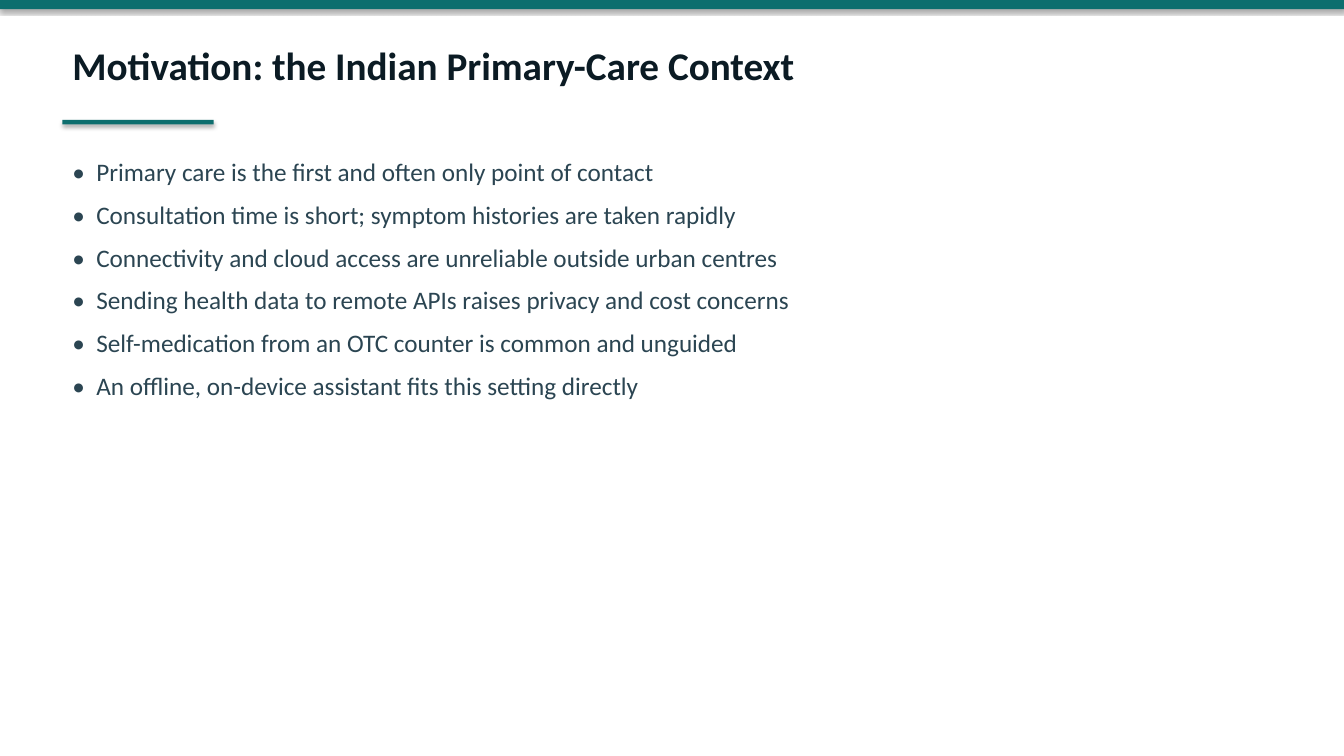
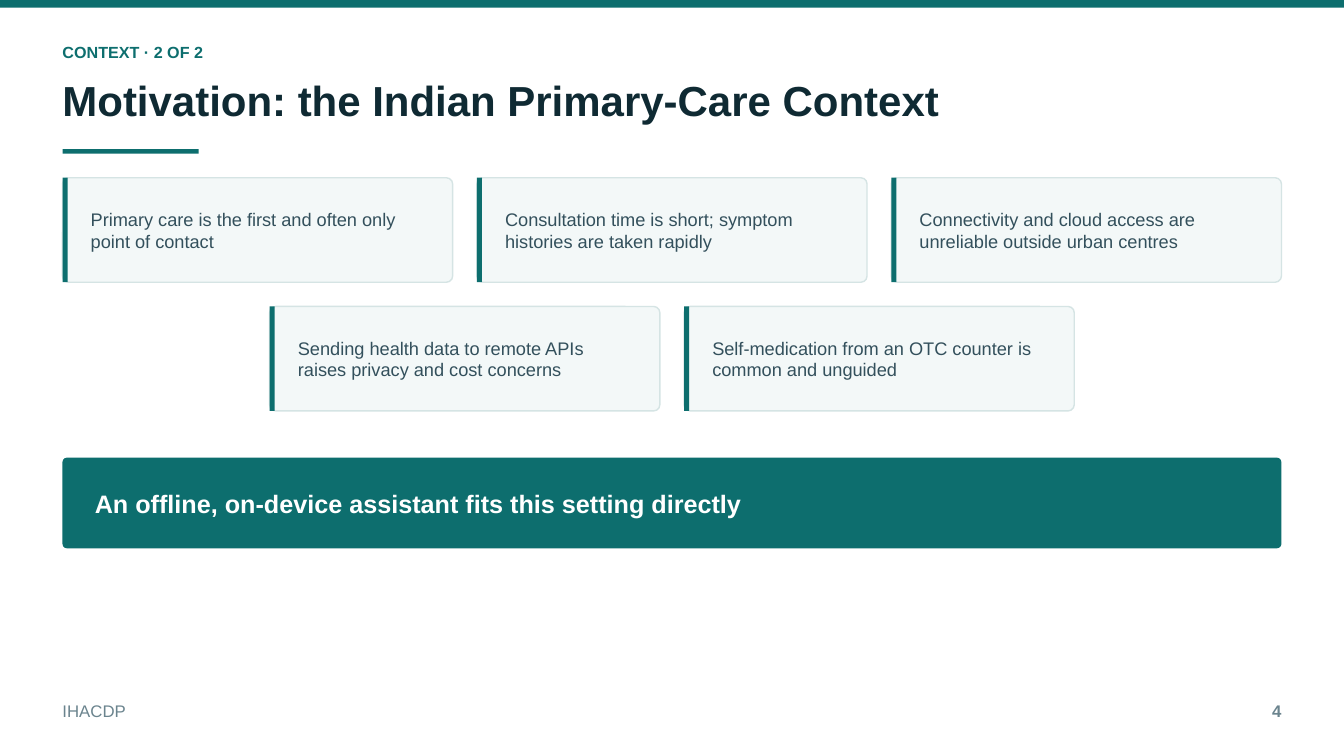
Before and after one commit to thanishq0110/IHACDP, a slide deck: slide 4 of docs/IHACDP_Presentation.pptx. Drawn at 1344x756 pixels with LibreOffice and Linux fonts; fonts in the diff are those of the drawing. Boxes give left, top, right and bottom in pixels: in the first picture for what was removed or moved away, otherwise in the second. Text is boxed around its words. In the diff, an @@ line names an element or a change of style, - is before the commit and + after.

```diff
--- a/docs/IHACDP_Presentation.pptx
+++ b/docs/IHACDP_Presentation.pptx
@@ rectangle at [0, 0, 1344, 7]: shadow off @@
@@ text added at [62, 46, 203, 58], 11.5 pt, text #0D6E6E, bold @@
+CONTEXT · 2 OF 2
@@ text "Motivation: the Indian Primary-Care Context": place and size @@
-text "Motivation: the Indian Primary-Care Context" at [72, 52, 794, 86]
+text "Motivation: the Indian Primary-Care Context" at [62, 85, 939, 125]
@@ text "Motivation: the Indian Primary-Care Context" at [62, 85, 939, 125]: size 28 to 30 pt, font Calibri to Arial, text colour #0B1B24 to #0F2A33 @@
@@ rectangle at [63, 149, 199, 153]: shadow off @@
@@ rectangle: place and size @@
-rectangle at [63, 120, 214, 124]
+rectangle at [63, 149, 199, 153]
@@ rounded rectangle added at [63, 177, 453, 282], fill #F3F8F8, outline #D5E4E4 1 pt @@
@@ rectangle added at [63, 177, 68, 282], fill #0D6E6E @@
@@ text removed at [96, 163, 789, 400] @@
-• Primary care is the first and often only point of contact
-• Consultation time is short; symptom histories are taken rapidly
-• Connectivity and cloud access are unreliable outside urban centres
-• Sending health data to remote APIs raises privacy and cost concerns
-• Self-medication from an OTC counter is common and unguided
-• An offline, on-device assistant fits this setting directly
@@ rounded rectangle added at [477, 177, 867, 282], fill #F3F8F8, outline #D5E4E4 1 pt @@
@@ rectangle added at [477, 177, 482, 282], fill #0D6E6E @@
@@ rounded rectangle added at [891, 177, 1281, 282], fill #F3F8F8, outline #D5E4E4 1 pt @@
@@ rectangle added at [891, 177, 896, 282], fill #0D6E6E @@
@@ text added at [91, 213, 395, 252], 13 pt, text #33505C @@
+Primary care is the first and often only point of contact
@@ text added at [505, 213, 793, 252], 13 pt, text #33505C @@
+Consultation time is short; symptom histories are taken rapidly
@@ text added at [919, 213, 1195, 248], 13 pt, text #33505C @@
+Connectivity and cloud access are unreliable outside urban centres
@@ rounded rectangle added at [270, 307, 660, 411], fill #F3F8F8, outline #D5E4E4 1 pt @@
@@ rectangle added at [270, 307, 275, 411], fill #0D6E6E @@
@@ rounded rectangle added at [685, 307, 1075, 411], fill #F3F8F8, outline #D5E4E4 1 pt @@
@@ rectangle added at [685, 307, 690, 411], fill #0D6E6E @@
@@ text added at [298, 342, 583, 380], 13 pt, text #33505C @@
+Sending health data to remote APIs raises privacy and cost concerns
@@ text added at [712, 342, 1031, 380], 13 pt, text #33505C @@
+Self-medication from an OTC counter is common and unguided
@@ rounded rectangle added at [63, 458, 1281, 548], fill #0D6E6E @@
@@ text added at [95, 494, 741, 518], 18 pt, text #FFFFFF, bold @@
+An offline, on-device assistant fits this setting directly
@@ text added at [62, 705, 125, 717], 12 pt, text #6B848E @@
+IHACDP
@@ text added at [1272, 705, 1281, 717], 12 pt, text #6B848E, bold @@
+4
```
Also in this commit, not shown: 18 other slides changed, 1 slide added, 1 slide removed, 14 other files.
